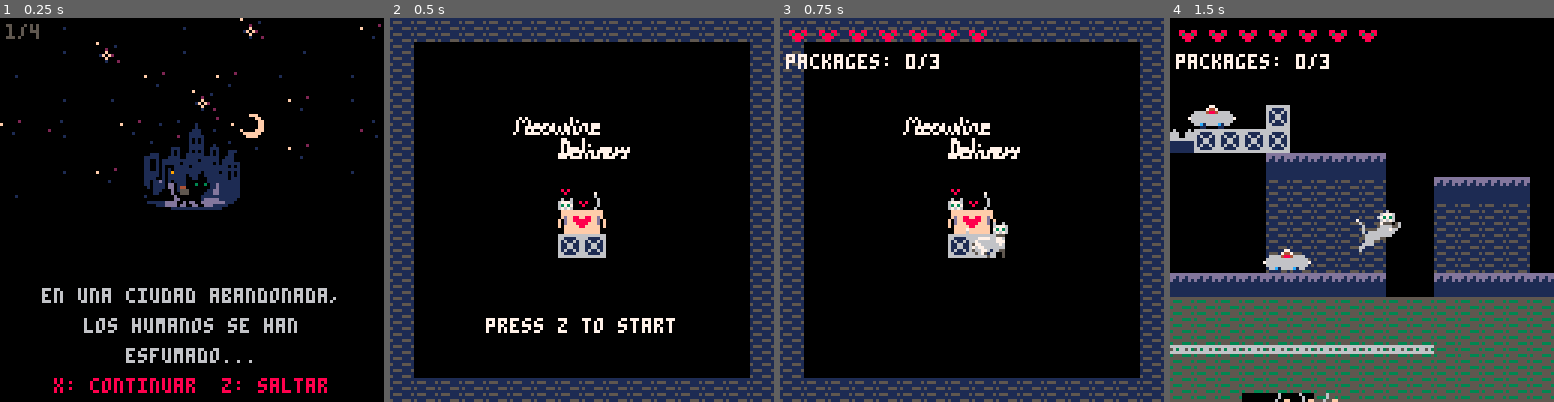
Above: before the commit, frames 1-4 (left to right).
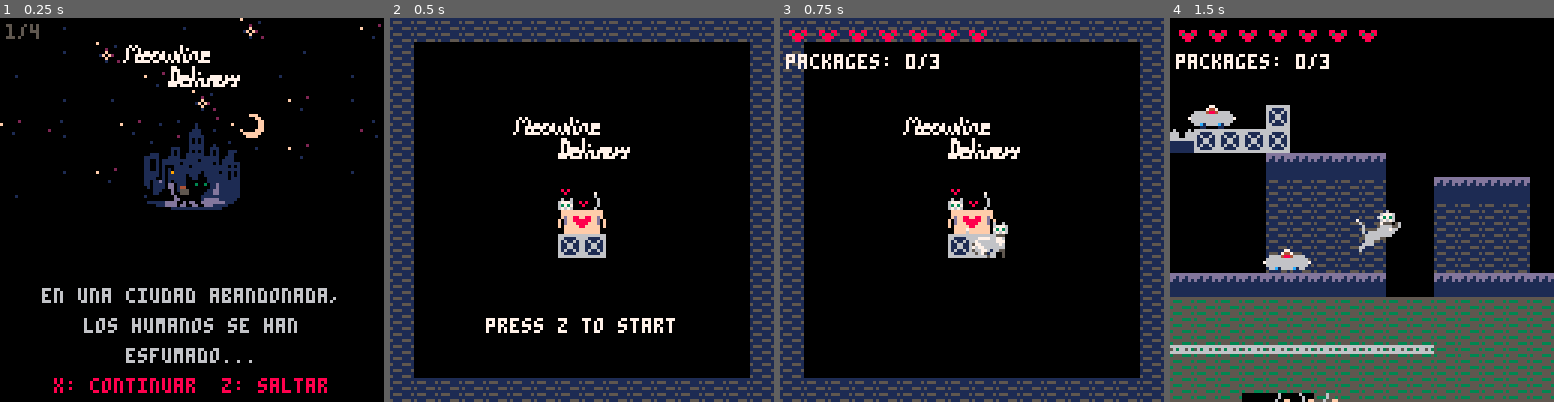
Above: after the commit, the same moments.

Repository: salvadorvanoli/MeowlineDelivery
Game: PICO-8 cartridge meowline.p8
The game is run twice, just before and just after one commit, with the same random seed, the same clock (stepped at 60 frames per second) and the same inputs.
Inputs:
- Up to frame 1 (0.25 s): no input
- Up to frame 2 (0.5 s): tap O (Z key) at 0.33 s
- Up to frame 3 (0.75 s): tap O (Z key) at 0.7 s
- Up to frame 4 (1.5 s): tap X (X key) at 1.07 s; tap O (Z key) at 1.43 s

The runs differ from the first frame. In frame 1, 0.9% of the frame differs, in the area x 32-63%, y 7-18%; in frame 2, nothing differs; in frame 3, nothing differs; in frame 4, nothing differs.

Commit message:
Cinematicas

Diff:
--- a/meowline.p8
+++ b/meowline.p8
@@ -584,8 +584,13 @@
     cls()
 
     if game_state == "cinematic" then
-        -- Dibujar solo la zona de la cinemれくtica (48,48) a (63,63)
-        map(48, 48, 0, 0, 16, 16)
+        if cinematic_page <= 2 then
+            -- Primeras dos paginas: zona (48,48) a (63,63)
+            map(48, 48, 0, 0, 16, 16)
+        else
+            -- Ultimas dos paginas: zona (64,48) a (79,63)
+            map(64, 48, 0, 0, 16, 16)
+        end
 
         -- Centrar la cれくmara en la cinemれくtica
         camera(0, 0)
Not shown, changed: 41 lines of the sprite sheet (__gfx__) section of meowline.p8
